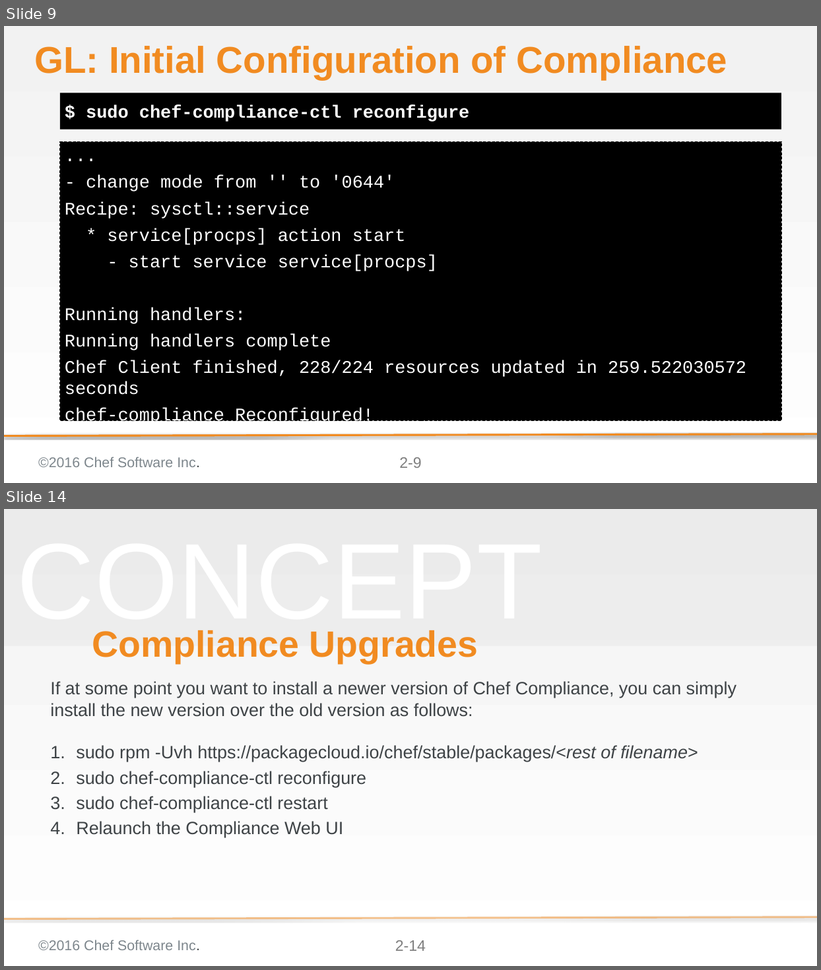
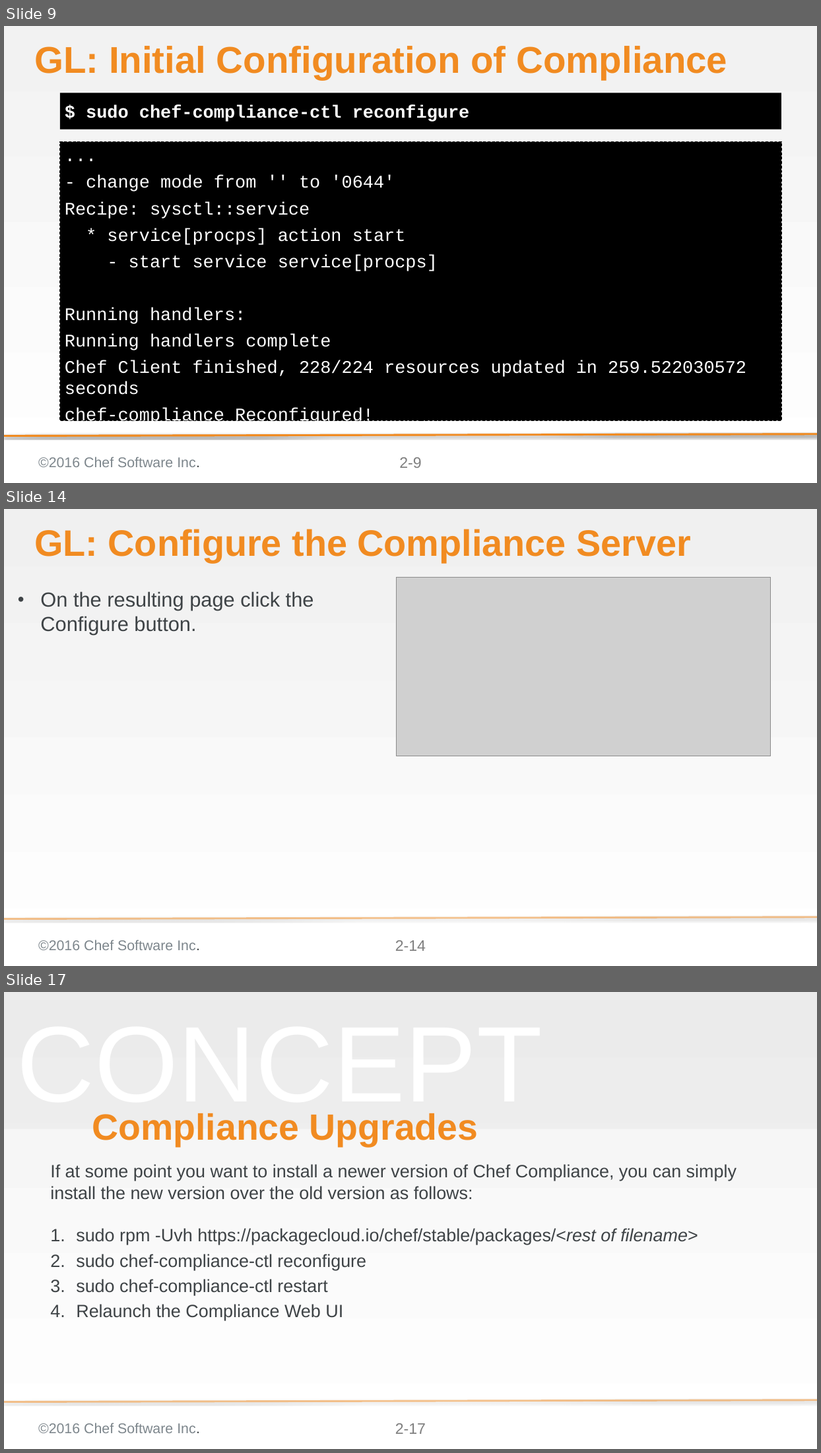
Before and after one commit to bchamby/chef-compliance-installation-configuration-operation, a slide deck: 02-Install.pptx. Shown one above the other, each under a label of ours: slides 9 and 14 before the commit, slides 9, 14 and 17 after it; the slides between them are not shown. The pictures are 821x970 and 821x1453 pixels, drawn with LibreOffice and Linux fonts; fonts in the diff are those of the drawing; grey boxes stand for pictures; background and template pictures are left out. Boxes give left, top, right and bottom in pixels: in the first picture for what was removed or moved away, otherwise in the second. Text is boxed around its words. In the diff, an @@ line names an element or a change of style, - is before the commit and + after.

Commit message:
redid the Configure the Compliance Server slides from s2-10 to the end.

```diff
--- a/02-Install.pptx
+++ b/02-Install.pptx
@@ slide 14 added at (x1=4, y1=509, x2=817, y2=966), background gradient #F0F0F0 to #FFFFFF; not listed: 3 template elements that a slide beside it also shows @@
@@ title added at (x1=34, y1=529, x2=691, y2=562), 58 pt, text #F18B21, bold @@
+GL: Configure the Compliance Server
@@ picture added at (x1=396, y1=577, x2=770, y2=757) @@
@@ text added at (x1=40, y1=591, x2=314, y2=635), 32 pt, text #3E4346 @@
+• On the resulting page click the Configure button.
@@ what was slide 14 is now slide 17 @@
@@ page number at (x1=395, y1=1424, x2=426, y2=1434): text changed @@
-2-14
+2-17
```
Also in this commit, not shown: 2 slides changed, 4 other slides added, 2 slides removed.
